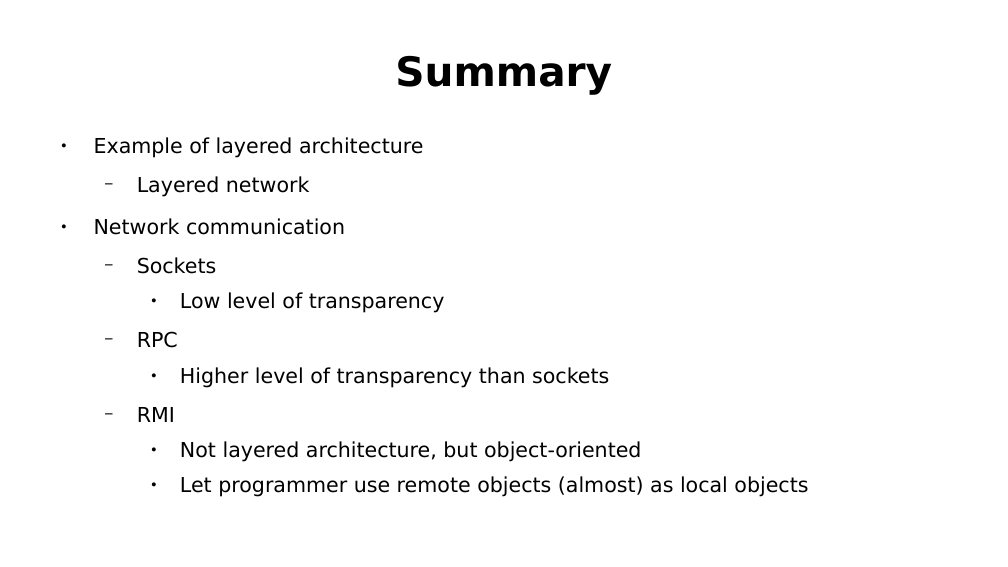
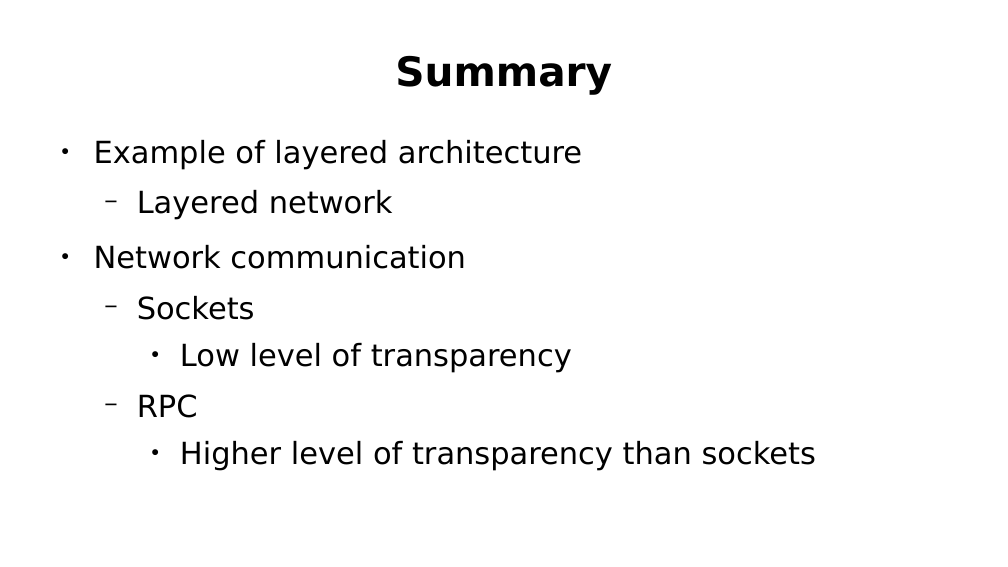
Before and after one commit to MID-IST-FALL-2018/mid-ist-fall-2018.github.io, a slide deck: slide 22 of assets/lectures-slides/MID-lecture-2.odp (slide 30 before the commit). Drawn at 1008x567 pixels with LibreOffice and Linux fonts; fonts in the diff are those of the drawing. Boxes give left, top, right and bottom in pixels: in the first picture for what was removed or moved away, otherwise in the second. Text is boxed around its words. In the diff, an @@ line names an element or a change of style, - is before the commit and + after.

```diff
--- a/assets/lectures-slides/MID-lecture-2.odp
+++ b/assets/lectures-slides/MID-lecture-2.odp
@@ text "Example of layered architecture" at (94,139,816,470): size 16.2 to 24.1 pt @@
@@ text at (137,407,808,497): paragraphs removed @@
-  − RMI
-    ● Not layered architecture, but object-oriented
-    ● Let programmer use remote objects (almost) as local objects
```
Also in this commit, not shown: 2 other slides changed, 8 slides removed, 4 other files.
